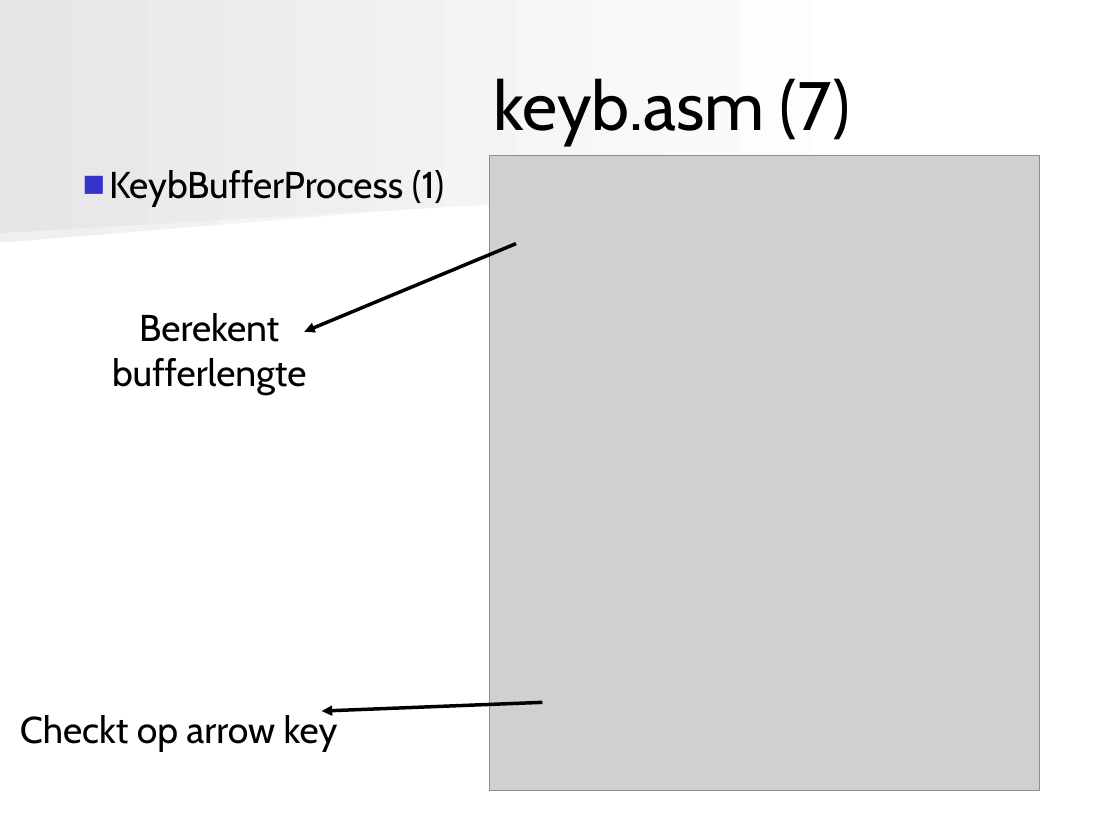
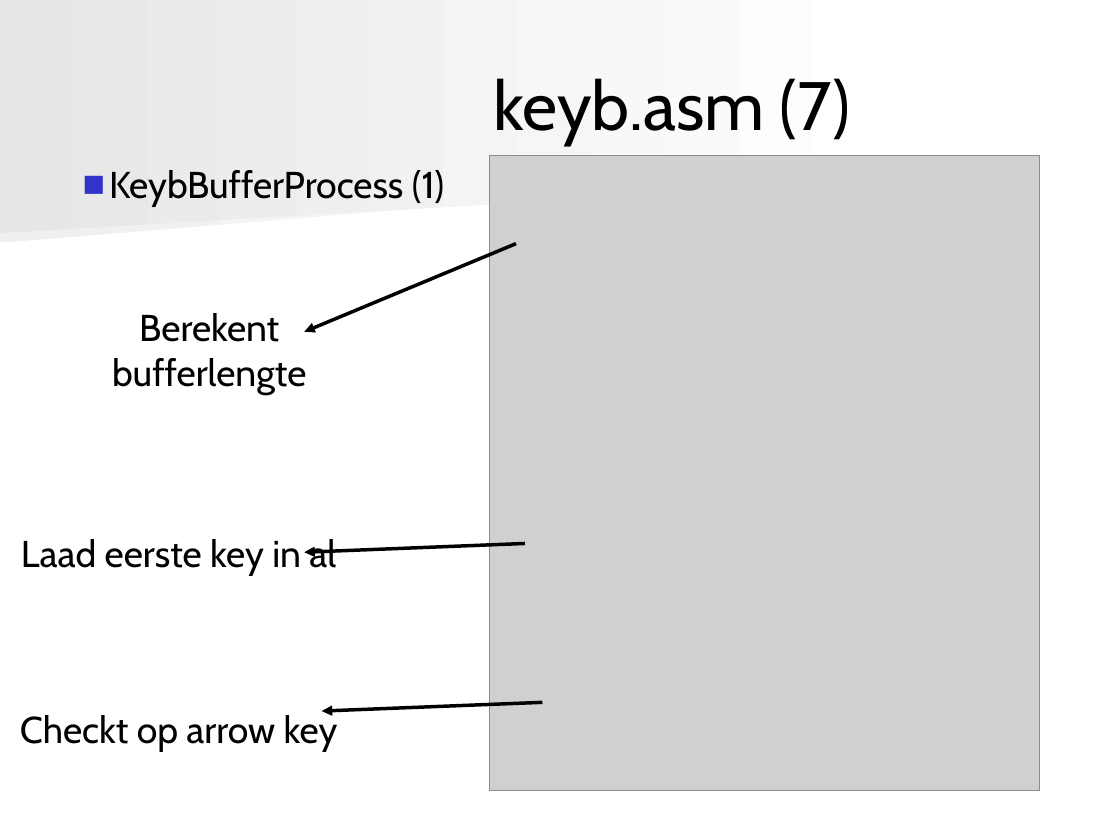
Before and after one commit to angryzor/space_invaders_8086, a slide deck: slide 32 of Presentatie.ppt. Drawn at 1120x840 pixels with LibreOffice and Linux fonts; fonts in the diff are those of the drawing; grey boxes stand for pictures. Boxes give left, top, right and bottom in pixels: in the first picture for what was removed or moved away, otherwise in the second. Text is boxed around its words. In the diff, an @@ line names an element or a change of style, - is before the commit and + after.

```diff
--- a/Presentatie.ppt
+++ b/Presentatie.ppt
@@ text added at (21,539,336,575), 24 pt, text #000000 @@
+Laad eerste key in al
@@ arrow added from (525, 543) to (305, 552), #000000 2.24 pt @@
```
Also in this commit, not shown: 3 other slides changed, 8 slides added.
